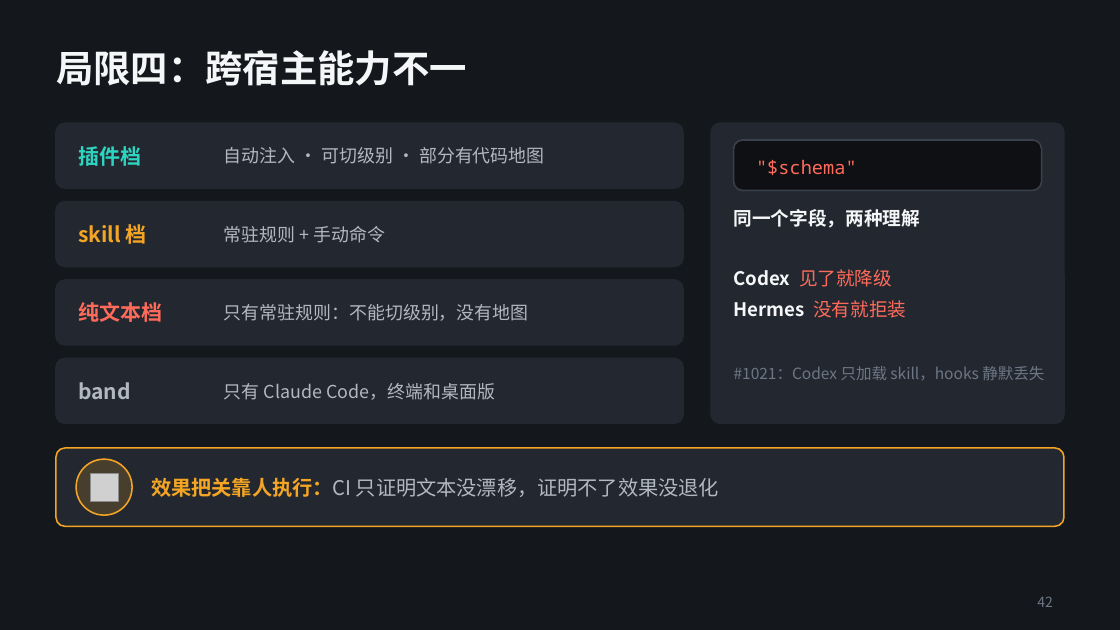
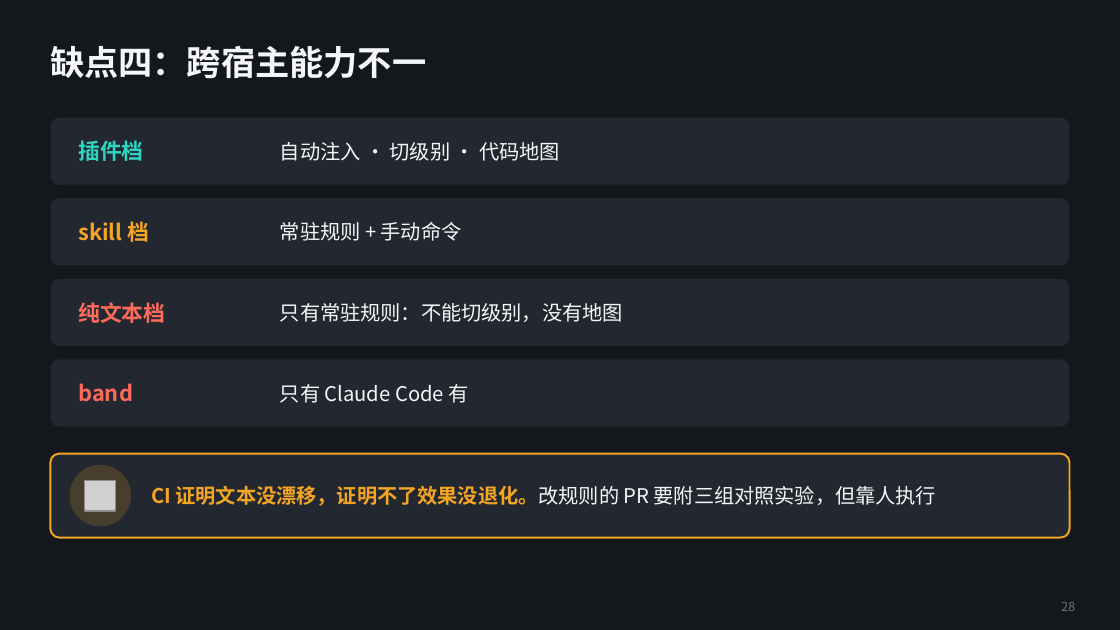
Before and after one commit to alexsunlee/alexsunlee.github.io, a slide deck: slide 28 of content/AI Learning/Ponytail · 提示词分发系统架构解析.pptx (slide 42 before the commit). Drawn at 1120x630 pixels with LibreOffice and Linux fonts; fonts in the diff are those of the drawing; grey boxes stand for pictures. Boxes give left, top, right and bottom in pixels: in the first picture for what was removed or moved away, otherwise in the second. Text is boxed around its words. In the diff, an @@ line names an element or a change of style, - is before the commit and + after.

```diff
--- a/content/AI Learning/Ponytail · 提示词分发系统架构解析.pptx
+++ b/content/AI Learning/Ponytail · 提示词分发系统架构解析.pptx
@@ title at bbox=[50, 46, 426, 79]: text changed; size 24 to 22 pt @@
-局限四：跨宿主能力不一
+缺点四：跨宿主能力不一
@@ rounded rectangle added at bbox=[50, 118, 1070, 185], fill #232830 @@
@@ size 13.5 to 14 pt in 3 elements at bbox=[78, 302, 165, 323], bbox=[78, 221, 150, 242], bbox=[78, 140, 143, 161] @@
@@ rounded rectangle removed at bbox=[56, 123, 683, 188] @@
@@ text at bbox=[280, 142, 560, 161]: text changed; size 11.5 to 13 pt; text colour #B0B8C2 to #F5F6F7 @@
-自动注入 · 可切级别 · 部分有代码地图
+自动注入 · 切级别 · 代码地图
@@ rounded rectangle removed at bbox=[711, 123, 1064, 423] @@
@@ rounded rectangle removed at bbox=[734, 140, 1042, 190] @@
@@ text removed at bbox=[756, 160, 857, 175] @@
-"$schema"
@@ rounded rectangle added at bbox=[50, 198, 1070, 265], fill #232830 @@
@@ rounded rectangle removed at bbox=[56, 202, 683, 267] @@
@@ text "常驻规则 + 手动命令" at bbox=[280, 222, 462, 241]: size 11.5 to 13 pt, text colour #B0B8C2 to #F5F6F7 @@
@@ text "常驻规则 + 手动命令": place and size @@
-text "常驻规则 + 手动命令" at bbox=[224, 226, 386, 243]
+text "常驻规则 + 手动命令" at bbox=[280, 222, 462, 241]
@@ text removed at bbox=[734, 209, 920, 228] @@
-同一个字段，两种理解
@@ text removed at bbox=[734, 269, 906, 318] @@
-Codex 见了就降级
-Hermes 没有就拒装
@@ rounded rectangle added at bbox=[50, 279, 1070, 346], fill #232830 @@
@@ rounded rectangle removed at bbox=[56, 280, 683, 345] @@
@@ text "只有常驻规则：不能切级别，没有地图": place and size @@
-text "只有常驻规则：不能切级别，没有地图" at bbox=[224, 304, 529, 321]
+text "只有常驻规则：不能切级别，没有地图" at bbox=[280, 303, 623, 322]
@@ text "只有常驻规则：不能切级别，没有地图" at bbox=[280, 303, 623, 322]: size 11.5 to 13 pt, text colour #B0B8C2 to #F5F6F7 @@
@@ rounded rectangle removed at bbox=[56, 358, 683, 423] @@
@@ rounded rectangle added at bbox=[50, 360, 1070, 427], fill #232830 @@
@@ text "band" at bbox=[78, 383, 133, 402]: size 13.5 to 14 pt, text colour #B0B8C2 to #FF6B5B @@
@@ text at bbox=[280, 384, 468, 403]: text changed; size 11.5 to 13 pt; text colour #B0B8C2 to #F5F6F7 @@
-只有 Claude Code，终端和桌面版
+只有 Claude Code 有
@@ text removed at bbox=[734, 366, 1044, 380] @@
-#1021：Codex 只加载 skill，hooks 静默丢失
@@ rounded rectangle: place and size @@
-rounded rectangle at bbox=[56, 448, 1064, 526]
+rounded rectangle at bbox=[50, 454, 1070, 538]
@@ rounded rectangle at bbox=[50, 454, 1070, 538]: outline #F5A524 1 pt to #F5A524 1.25 pt; proportions changed @@
@@ ellipse: place and size @@
-ellipse at bbox=[76, 459, 132, 515]
+ellipse at bbox=[69, 465, 131, 526]
@@ ellipse at bbox=[69, 465, 131, 526]: outline #F5A524 1 pt to none @@
@@ picture: place and size @@
-picture at bbox=[91, 473, 119, 501]
+picture at bbox=[85, 480, 116, 512]
@@ text at bbox=[151, 485, 936, 506]: text changed; text colour #B0B8C2 to #F5A524; bold on @@
-效果把关靠人执行：CI 只证明文本没漂移，证明不了效果没退化
+CI 证明文本没漂移，证明不了效果没退化。改规则的 PR 要附三组对照实验，但靠人执行
@@ page number removed at bbox=[1037, 596, 1053, 607] @@
-42
@@ page number added at bbox=[1061, 602, 1075, 611], 8 pt, text #6B7280 @@
+28
```
Also in this commit, not shown: 18 other slides changed, 11 slides added, 25 slides removed, 2 other files.
